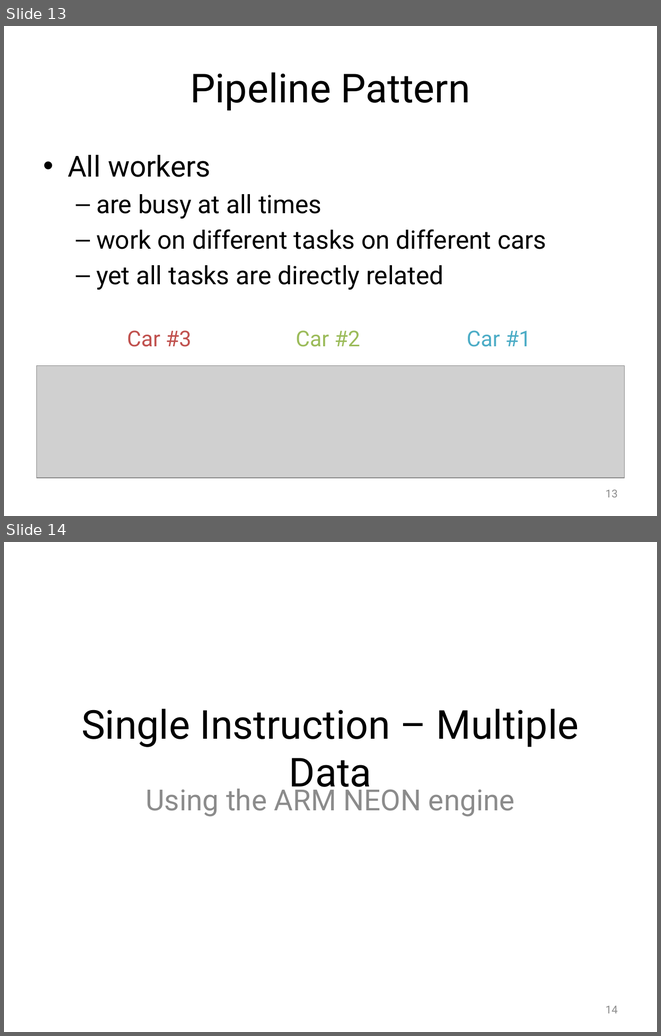
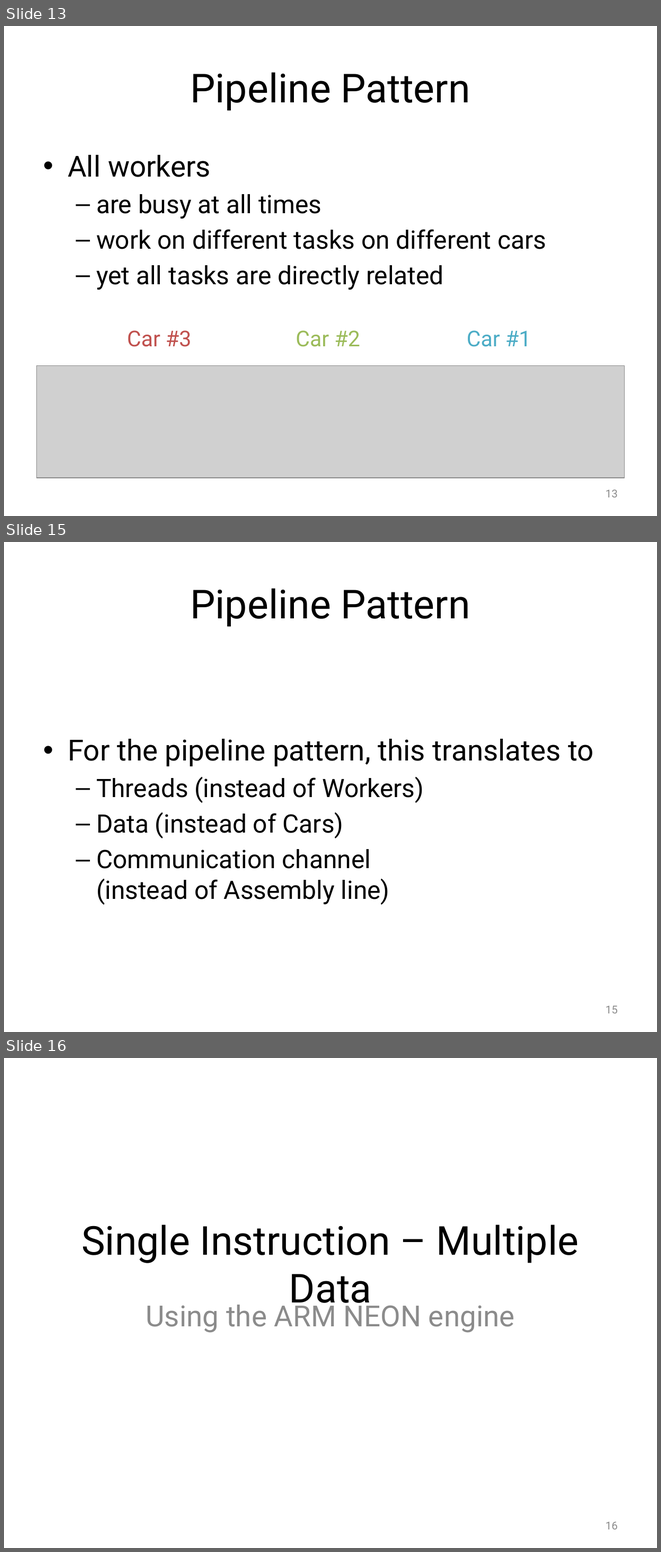
Before and after one commit to Jule/aw1, a slide deck: Praese/Presentation1.pptx. Shown one above the other, each under a label of ours: slides 13 and 14 before the commit, slides 13, 15 and 16 after it; the slides between them are not shown. The pictures are 661x1036 and 661x1552 pixels, drawn with LibreOffice and Linux fonts; fonts in the diff are those of the drawing; grey boxes stand for pictures; background and template pictures are left out. Boxes give left, top, right and bottom in pixels: in the first picture for what was removed or moved away, otherwise in the second. Text is boxed around its words. In the diff, an @@ line names an element or a change of style, - is before the commit and + after.

```diff
--- a/Praese/Presentation1.pptx
+++ b/Praese/Presentation1.pptx
@@ slide 15 added at (x1=4, y1=542, x2=657, y2=1032), background picture (left out) @@
@@ title added at (x1=190, y1=588, x2=470, y2=627), 44 pt, text #000000 @@
+Pipeline Pattern
@@ text added at (x1=68, y1=739, x2=594, y2=905), 28 pt, text #000000 @@
+• For the pipeline pattern, this translates to
+  – Threads (instead of Workers)
+  – Data (instead of Cars)
+  – Communication channel
+    (instead of Assembly line)
@@ page number added at (x1=606, y1=1005, x2=618, y2=1013), 12 pt, text #8C8C8C @@
+15
@@ what was slide 14 is now slide 16 @@
@@ page number at (x1=606, y1=1521, x2=618, y2=1529): text changed @@
-14
+16
```
Also in this commit, not shown: 3 slides changed, 1 other slide added, 2 other files.
